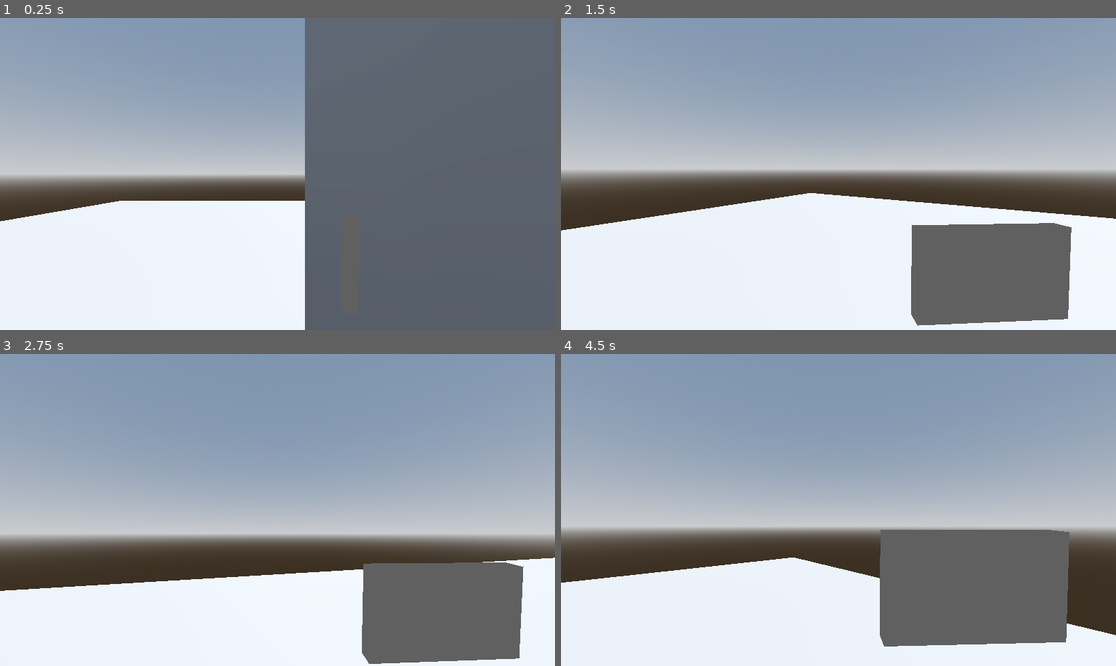
Above: before the commit, frames 1-4 (two rows, left to right).
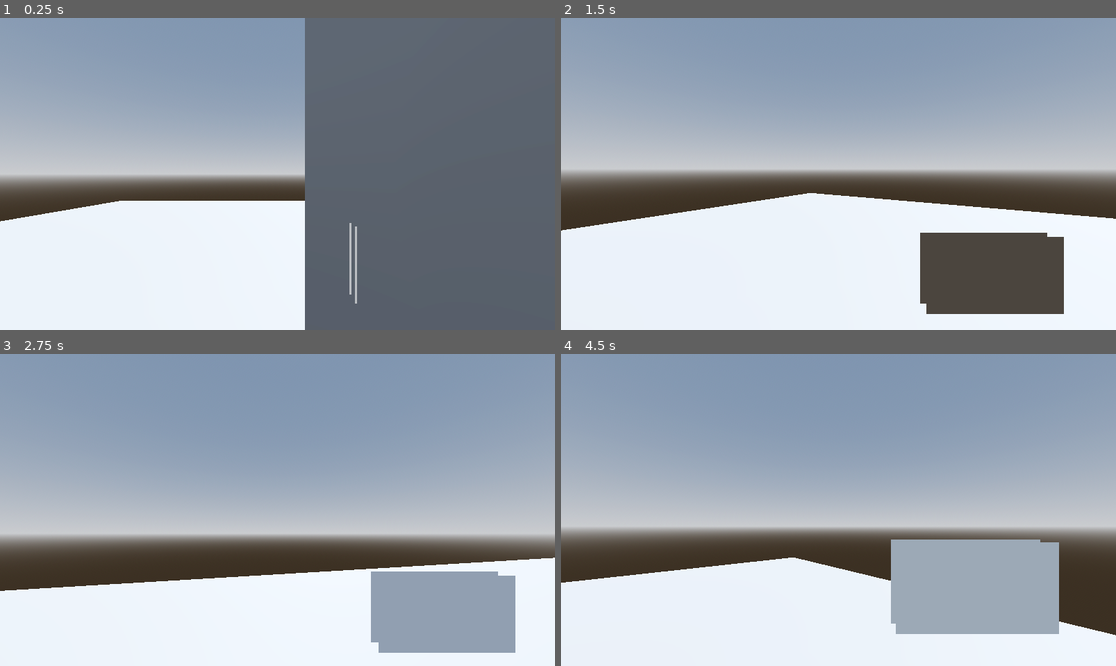
Above: after the commit, the same moments.

Repository: Project-Shipwrecking/Cave-Runner
Game: Godot game, scene res://Scenes/world.tscn
The game is run twice, just before and just after one commit, with the same random seed, the same clock (stepped at 60 frames per second) and the same inputs.
Inputs (mouse positions are in pixels of both pictures, inside the frame that each line leads up to):
- Up to frame 1 (0.25 s): no input
- Up to frame 2 (1.5 s): tap Enter at 0.5 s; move the mouse to (866, 174) at 0.52 s; hold C (camera) 0.53-1.28 s; hold W (forward) from 0.53 s (still down); tap Space (jump) at 0.77 s; move the mouse to (810, 174) at 1.27 s; tap C (camera) at 1.35 s
- Up to frame 3 (2.75 s): keep holding W (forward); tap Space (jump) at 1.52 s; move the mouse to (288, 503) at 2.02 s; hold F (flashlight) from 2.03 s (still down); tap C (camera) at 2.3 s
- Up to frame 4 (4.5 s): keep holding W (forward); move the mouse to (832, 516) at 2.77 s; release F (flashlight) at 2.78 s; click (832, 516) at 2.85 s; tap Space (jump) at 3.02, 3.77 s; tap C (camera) at 3.05, 3.8 s; move the mouse to (877, 513) at 3.52 s; hold ` (maze) 3.53-4.28 s; move the mouse to (794, 506) at 4.27 s; right-click (794, 506) at 4.35 s

The runs differ from the first frame. In frame 1, 0.2% of the frame differs, in the area x 62-65%, y 65-92%; in frame 2, 9.0%; in frame 3, 9.0%; in frame 4, 12%, in the area x 57-92%, y 56-94%.
Error before the commit: Cannot call method 'kill' on a null value. (res://Scripts/in_game_cam.gd:73)
Error after the commit: Cannot call method 'kill' on a null value. (res://Scripts/in_game_cam.gd:79)

Commit message:
kind of working camera updates

Diff:
--- /dev/null
+++ b/Scenes/in_game_cam.tscn
@@ -0,0 +1,29 @@
+[gd_scene load_steps=4 format=3 uid="uid://c57e71hlaao7n"]
+
+[ext_resource type="Material" uid="uid://bhqwsr4mlpvbm" path="res://Materials/shaderMaterial.tres" id="1_hcsvi"]
+[ext_resource type="Script" uid="uid://bgn4tk8nvqbhl" path="res://Scripts/in_game_cam.gd" id="2_omy2v"]
+
+[sub_resource type="BoxMesh" id="BoxMesh_6t5aa"]
+resource_local_to_scene = true
+material = ExtResource("1_hcsvi")
+size = Vector3(0.5, 0.3, 0.05)
+
+[node name="InGameCam" type="MeshInstance3D"]
+layers = 2
+mesh = SubResource("BoxMesh_6t5aa")
+script = ExtResource("2_omy2v")
+
+[node name="SubViewport" type="SubViewport" parent="."]
+
+[node name="Camera3D" type="Camera3D" parent="SubViewport"]
+transform = Transform3D(1, 0, 0, 0, 1, 0, 0, 0, 1, 0, 0.5, 0)
+cull_mask = 1048573
+
+[node name="CamPos" type="Marker3D" parent="."]
+
+[node name="SpotLight3D" type="SpotLight3D" parent="."]
+transform = Transform3D(1, 0, 0, 0, 1, 0, 0, 0, 1, 0, 0, -0.0929347)
+light_energy = 1.5
+spot_range = 100.0
+spot_attenuation = -0.5
+spot_angle = 70.0
--- a/Scenes/player.tscn
+++ b/Scenes/player.tscn
@@ -1,10 +1,9 @@
-[gd_scene load_steps=10 format=3 uid="uid://c3ftr23kgwuii"]
+[gd_scene load_steps=9 format=3 uid="uid://c3ftr23kgwuii"]
 
 [ext_resource type="Script" uid="uid://cmkjutgy367gg" path="res://Scripts/player.gd" id="1_v0iea"]
 [ext_resource type="Script" uid="uid://cibeypc3wu5rh" path="res://Scripts/head.gd" id="2_3smsa"]
 [ext_resource type="Script" uid="uid://cx0f6isccgvgm" path="res://Scripts/camera.gd" id="2_x3wgy"]
 [ext_resource type="Script" uid="uid://bgn4tk8nvqbhl" path="res://Scripts/in_game_cam.gd" id="3_6t5aa"]
-[ext_resource type="Material" uid="uid://bhqwsr4mlpvbm" path="res://Materials/shaderMaterial.tres" id="3_vgqql"]
 [ext_resource type="Script" uid="uid://duxse0c1eai4" path="res://Scripts/igc_place.gd" id="5_fkybt"]
 
 [sub_resource type="CapsuleShape3D" id="CapsuleShape3D_f60y1"]
@@ -12,10 +11,8 @@
 
 [sub_resource type="CapsuleMesh" id="CapsuleMesh_v0iea"]
 
-[sub_resource type="BoxMesh" id="BoxMesh_6t5aa"]
-resource_local_to_scene = true
-material = ExtResource("3_vgqql")
-size = Vector3(0.5, 0.3, 0.05)
+[sub_resource type="BoxMesh" id="BoxMesh_fkybt"]
+size = Vector3(0.432, 0.243, 0.05)
 
 [node name="Player" type="CharacterBody3D"]
 script = ExtResource("1_v0iea")
@@ -33,16 +30,21 @@
 script = ExtResource("2_3smsa")
 
 [node name="Camera" type="Camera3D" parent="Head"]
+unique_name_in_owner = true
 current = true
 script = ExtResource("2_x3wgy")
 
 [node name="ShakeTimer" type="Timer" parent="Head/Camera"]
 one_shot = true
 
+[node name="CamPos" type="Marker3D" parent="Head/Camera"]
+unique_name_in_owner = true
+
 [node name="InGameCam" type="MeshInstance3D" parent="Head"]
+process_priority = 3
 transform = Transform3D(1, 0, 0, 0, 1, 0, 0, 0, 1, 0.511, -0.288, -0.666)
 layers = 2
-mesh = SubResource("BoxMesh_6t5aa")
+mesh = SubResource("BoxMesh_fkybt")
 script = ExtResource("3_6t5aa")
 
 [node name="SubViewport" type="SubViewport" parent="Head/InGameCam"]
@@ -50,8 +52,6 @@
 [node name="Camera3D" type="Camera3D" parent="Head/InGameCam/SubViewport"]
 transform = Transform3D(1, 0, 0, 0, 1, 0, 0, 0, 1, 0, 0.5, 0)
 cull_mask = 1048573
-
-[node name="CamPos" type="Marker3D" parent="Head/InGameCam"]
 
 [node name="SpotLight3D" type="SpotLight3D" parent="Head/InGameCam"]
 transform = Transform3D(1, 0, 0, 0, 1, 0, 0, 0, 1, 0, 0, -0.0929347)
--- a/Scripts/in_game_cam.gd
+++ b/Scripts/in_game_cam.gd
@@ -1,12 +1,12 @@
 class_name InGameCam extends MeshInstance3D
 
 @onready var cam : Camera3D = $SubViewport/Camera3D
-@onready var marker := $CamPos as Marker3D
+@onready var marker := %Camera
 @onready var look_marker := $"../LookAt" as Marker3D
-@onready var portal_shader: Shader = preload("res://Shaders/in_game_cam.gdshader")
+@onready var portal_shader: Shader = preload("res://Shaders/in_game_cam_test.gdshader")
 @onready var flash := $SpotLight3D as SpotLight3D
 
-var viewport
+var viewport : SubViewport
 var current_state = State.IDLE
 var tween : Tween
 var is_taking_photo = false
@@ -18,6 +18,7 @@
 }
 
 var original_transform
+
 func _ready():
 	_set_portal_material()
 	flash.light_energy = 0
@@ -25,10 +26,15 @@
 
 func _set_portal_material():
 	viewport = $SubViewport
+	#viewport = get_viewport()
 	var viewport_texture = viewport.get_texture()
+	viewport.size = get_viewport().size
+	viewport.render_target_clear_mode = SubViewport.CLEAR_MODE_ALWAYS
+	viewport.render_target_update_mode = SubViewport.UPDATE_ALWAYS
 
 	var material = ShaderMaterial.new()
 	material.shader = portal_shader
+	#material.set_shader_parameter("face_size", get_viewport().size)
 	material.set_shader_parameter("albedo", viewport_texture)
 	set_surface_override_material(0, material)
 
@@ -96,7 +102,8 @@
 
 
 func _process(_delta):
-	if current_state == State.IDLE:
-		self.look_at(look_marker.global_position, Vector3.LEFT)
-		self.look_at(look_marker.global_position, Vector3.UP)
 	cam.global_transform = marker.global_transform
+	#if current_state == State.IDLE:
+		#self.look_at(look_marker.global_position, Vector3.LEFT)
+		#self.look_at(look_marker.global_position, Vector3.UP)
+	#material_override.shader.set_shader_parameter("")
--- a/Scripts/player.gd
+++ b/Scripts/player.gd
@@ -38,9 +38,9 @@
 
 	Global.focus_cam.connect(update_cam_state)
 
-func update_cam_state(is_taking:bool):
+func update_cam_state(is_focused:bool):
 	#if is_taking == false: print_debug("Finsihed photo")
-	focus_cam = is_taking
+	focus_cam = is_focused
 
 
 func _unhandled_input(event: InputEvent) -> void:
--- a/Shaders/in_game_cam.gdshader
+++ b/Shaders/in_game_cam.gdshader
@@ -2,9 +2,14 @@
 render_mode unshaded, cull_disabled;
 
 uniform sampler2D albedo : source_color;
+uniform vec2 viewport_size ;
 
 void fragment(){
-	ALBEDO = vec3(texture(albedo, SCREEN_UV).rgb);
-	//ALBEDO = vec3(texture(albedo, UV).rgb);
+    vec3 local_pos = VERTEX;
 
+    // Project X and Y from mesh space into UV (adjust to fit your box size)
+    //vec2 uv = local_pos.xy; // or .xz if your screen faces Z
+    //uv = uv * 0.5 + 0.5; // Normalize to 0–1
+
+    ALBEDO = texture(albedo, SCREEN_UV).rgb;
 }
--- /dev/null
+++ b/Shaders/in_game_cam_test.gdshader
@@ -0,0 +1,28 @@
+shader_type spatial;
+render_mode unshaded, cull_disabled;
+
+uniform sampler2D albedo;
+uniform vec3 face_direction = vec3(0.0, 0.0, 1.0);
+uniform vec2 face_size = vec2(1.0, 1.0);
+uniform mat3 object_basis;
+uniform vec3 object_origin;
+uniform mat4 camera_inv_transform;
+
+void fragment() {
+    vec3 n = normalize(NORMAL);
+    if (dot(n, face_direction) < 0.99) {
+        discard;
+    }
+
+	vec3 world_pos = object_basis * VERTEX + object_origin;
+vec4 camera_local_pos = camera_inv_transform * vec4(world_pos, 1.0);
+
+    vec2 uv = camera_local_pos.xy / face_size + 0.5;
+
+    // Optionally flip uv.y if needed:
+    uv.y = 1.0 - uv.y;
+
+    //ALBEDO = texture(albedo, uv).rgb;
+	ALBEDO = pow(texture(albedo, uv).rgb, vec3(2.2));
+
+}
Not shown, added: Shaders/in_game_cam_test.gdshader.uid
